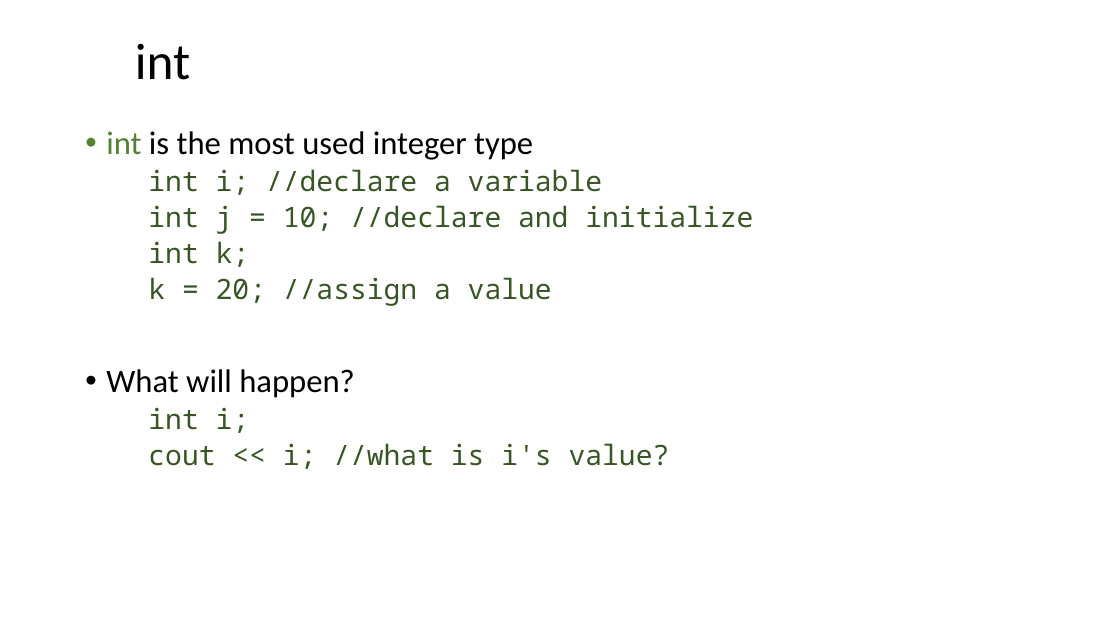
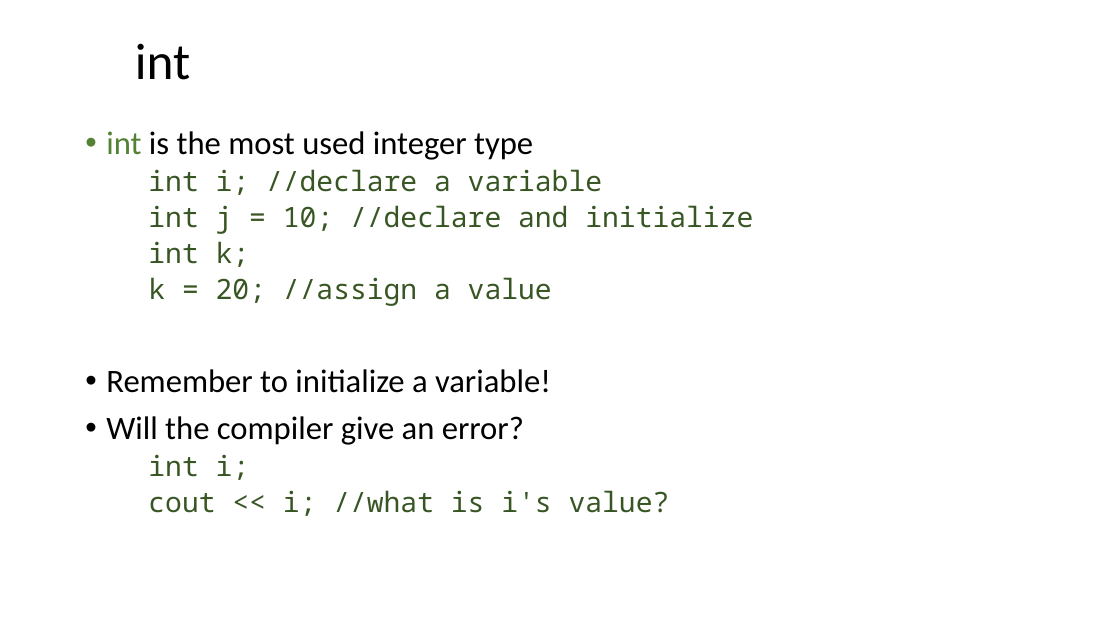
Before and after one commit to dayekuaipao/CPPLearning, a slide deck: slide 3 of week02/Lecture02.pptx. Drawn at 1120x630 pixels with LibreOffice and Linux fonts; fonts in the diff are those of the drawing; background and template pictures are left out. Boxes give left, top, right and bottom in pixels: in the first picture for what was removed or moved away, otherwise in the second. Text is boxed around its words. In the diff, an @@ line names an element or a change of style, - is before the commit and + after.

```diff
--- a/week02/Lecture02.pptx
+++ b/week02/Lecture02.pptx
@@ text at [106,369,551,445]: text changed @@
-• What will happen?
+• Remember to initialize a variable!
+• Will the compiler give an error?
```
Also in this commit, not shown: 14 other slides changed, 2 slides added, 2 other files.
